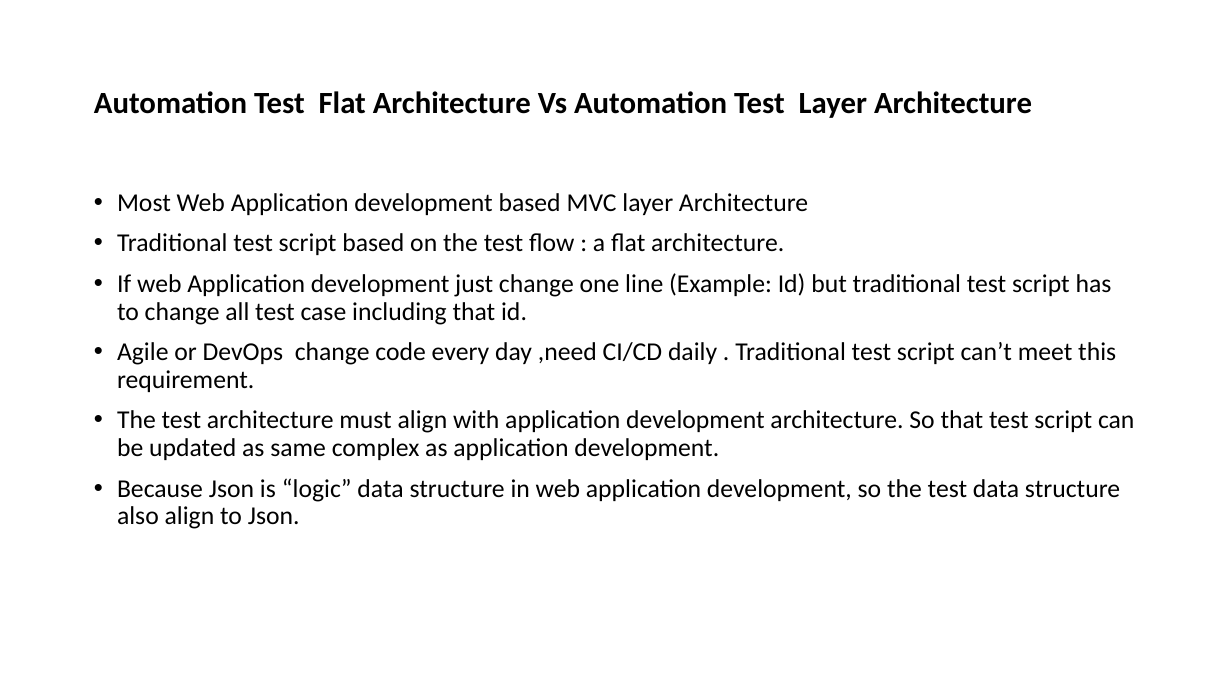
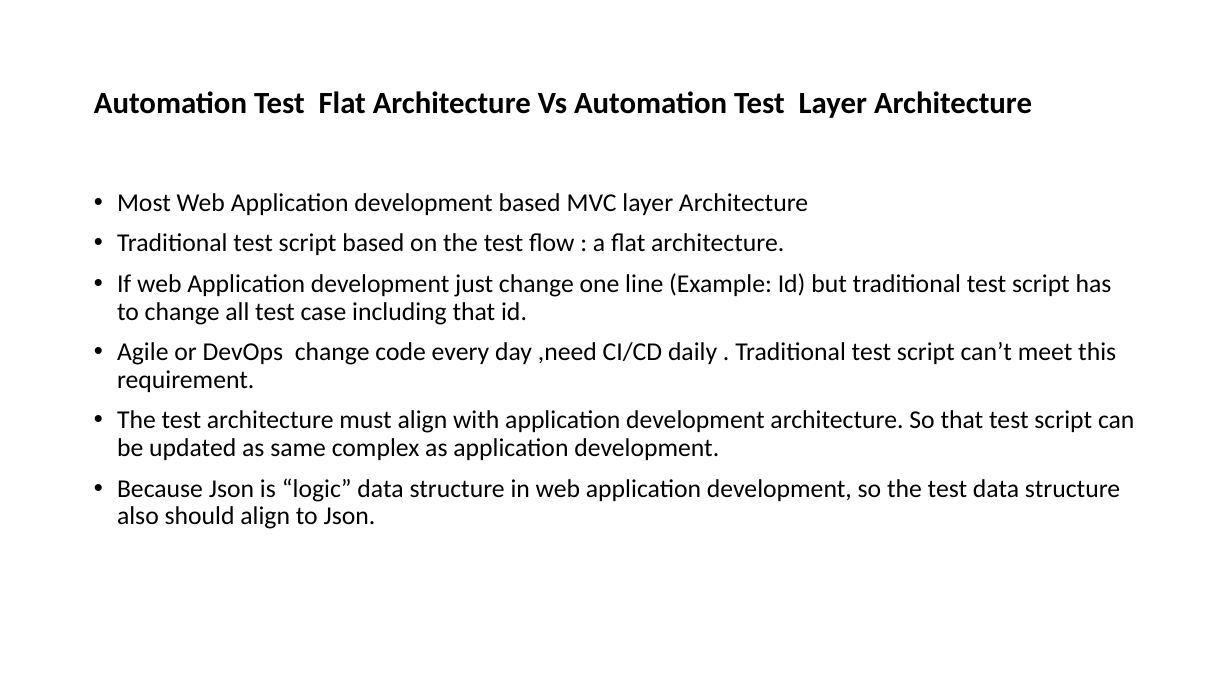
Before and after one commit to yumyx/partstraderTest, a slide deck: slide 5 of Web Application Automation Test Architecture.pptx. Drawn at 1232x693 pixels with LibreOffice and Linux fonts; fonts in the diff are those of the drawing. Boxes give left, top, right and bottom in pixels: in the first picture for what was removed or moved away, otherwise in the second. Text is boxed around its words. In the diff, an @@ line names an element or a change of style, - is before the commit and + after.

```diff
--- a/Web Application Automation Test Architecture.pptx
+++ b/Web Application Automation Test Architecture.pptx
@@ text at bbox=[117, 478, 1120, 529]: text changed @@
-• Because Json is “logic” data structure in web application development, so the test data structure also align to Json.
+• Because Json is “logic” data structure in web application development, so the test data structure also should align to Json.
```
